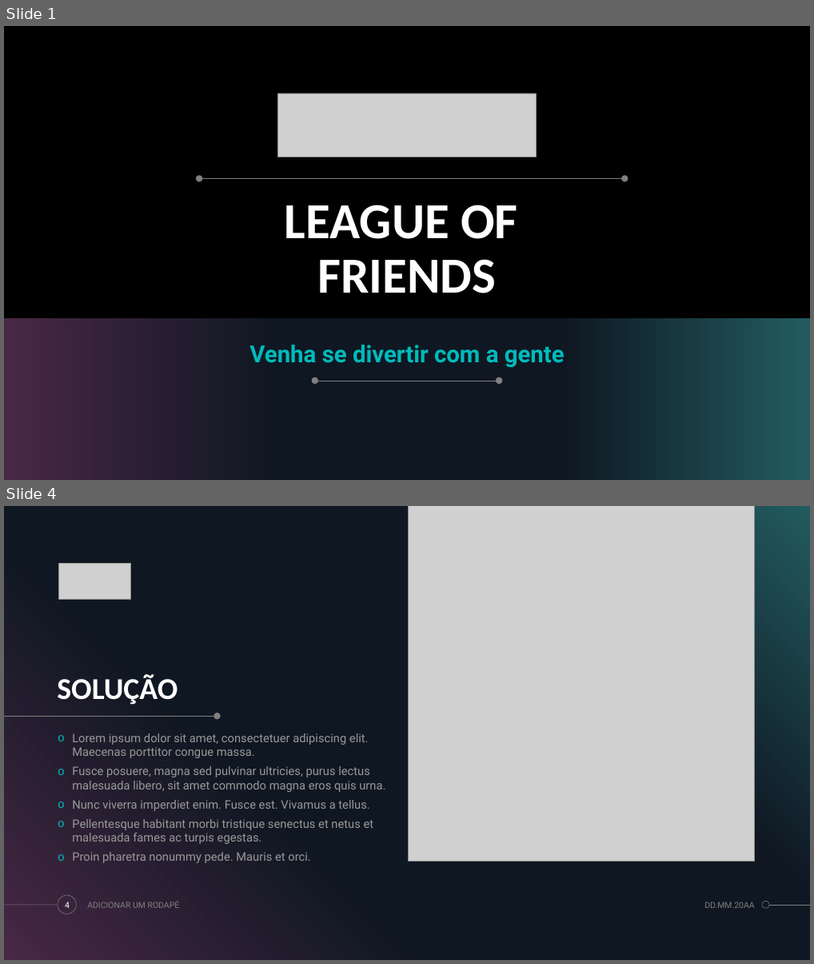
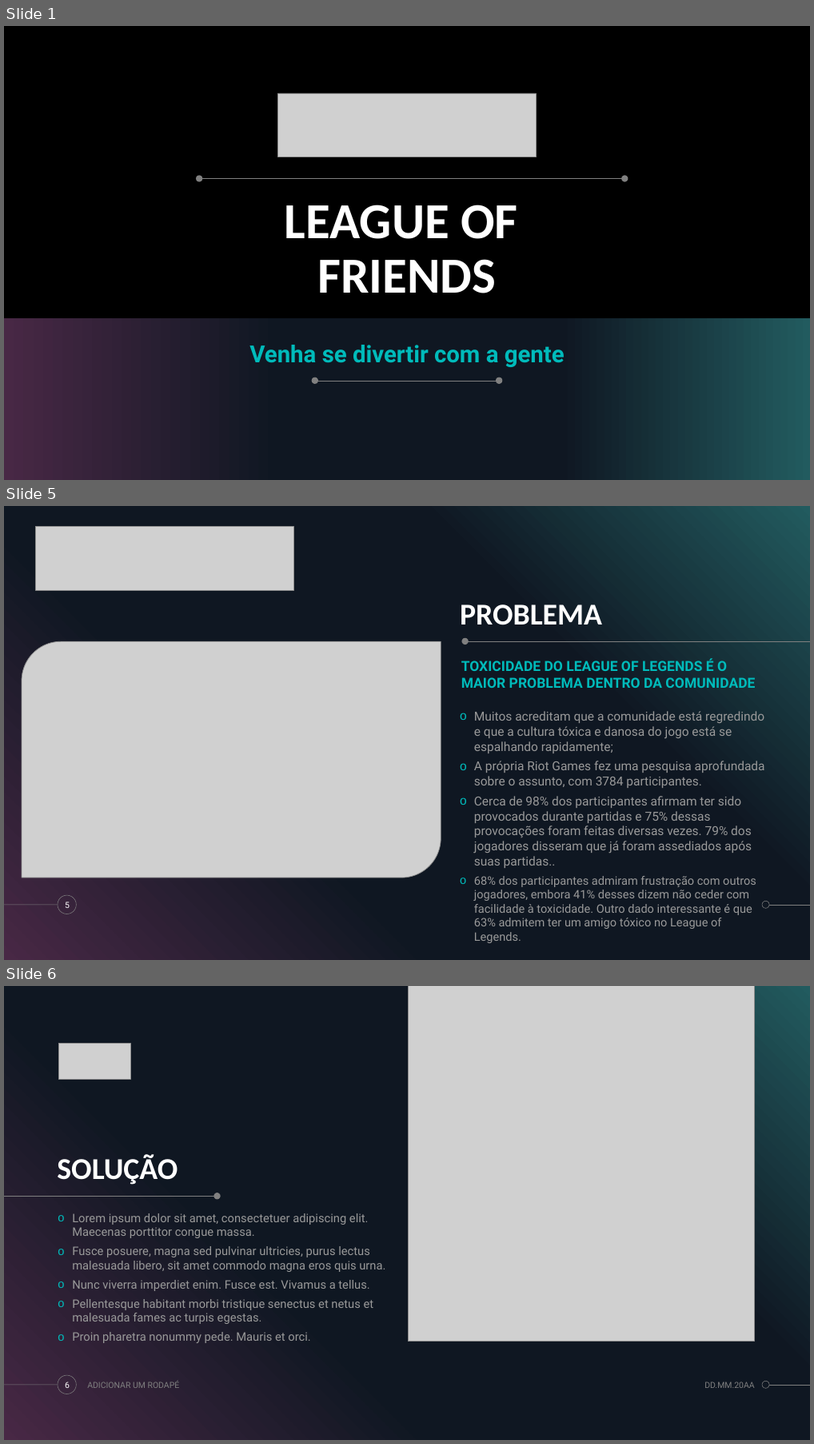
Before and after one commit to DanDan0608/Projeto-Individual, a slide deck: Apresentação-projeto-individual.pptx. Shown one above the other, each under a label of ours: slides 1 and 4 before the commit, slides 1, 5 and 6 after it; the slides between them are not shown. The pictures are 814x964 and 814x1444 pixels, drawn with LibreOffice and Linux fonts; fonts in the diff are those of the drawing; grey boxes stand for pictures; background and template pictures are left out. Boxes give left, top, right and bottom in pixels: in the first picture for what was removed or moved away, otherwise in the second. Text is boxed around its words. In the diff, an @@ line names an element or a change of style, - is before the commit and + after.

```diff
--- a/Apresentação-projeto-individual.pptx
+++ b/Apresentação-projeto-individual.pptx
@@ slide 5 added at [4, 506, 810, 960], background #000000; not listed: 5 template elements that a slide beside it also shows @@
@@ picture added at [35, 527, 294, 590] @@
@@ title added at [460, 604, 602, 625], 36 pt, text #FFFFFF, bold @@
+PROBLEMA
@@ picture added at [22, 641, 441, 877] @@
@@ ellipse added at [462, 638, 469, 644], fill #808080 @@
@@ line added from (810, 641) to (467, 641), #808080 0.5 pt @@
@@ text added at [462, 659, 755, 688], 16.6 pt, text #00BBBB, bold @@
+TOXICIDADE DO LEAGUE OF LEGENDS É O MAIOR PROBLEMA DENTRO DA COMUNIDADE
@@ text added at [474, 711, 766, 943], 14.8 pt, text #999999 @@
+o Muitos acreditam que a comunidade está regredindo e que a cultura tóxica e danosa do jogo está se espalhando rapidamente;
+o A própria Riot Games fez uma pesquisa aprofundada sobre o assunto, com 3784 participantes.
+o Cerca de 98% dos participantes afirmam ter sido provocados durante partidas e 75% dessas provocações foram feitas diversas vezes. 79% dos jogadores disseram que já foram assediados após suas partidas..
+o 68% dos participantes admiram frustração com outros jogadores, embora 41% desses dizem não ceder com facilidade à toxicidade. Outro dado interessante é que 63% admitem ter um amigo tóxico no League of Legends.
@@ page number added at [65, 901, 70, 908], 10 pt, text #FFFFFF @@
+5
@@ what was slide 4 is now slide 6 @@
@@ page number at [65, 1381, 70, 1388]: text changed @@
-4
+6
```
Also in this commit, not shown: 1 slide changed, 2 other slides added, 1 slide removed, 13 other files.
